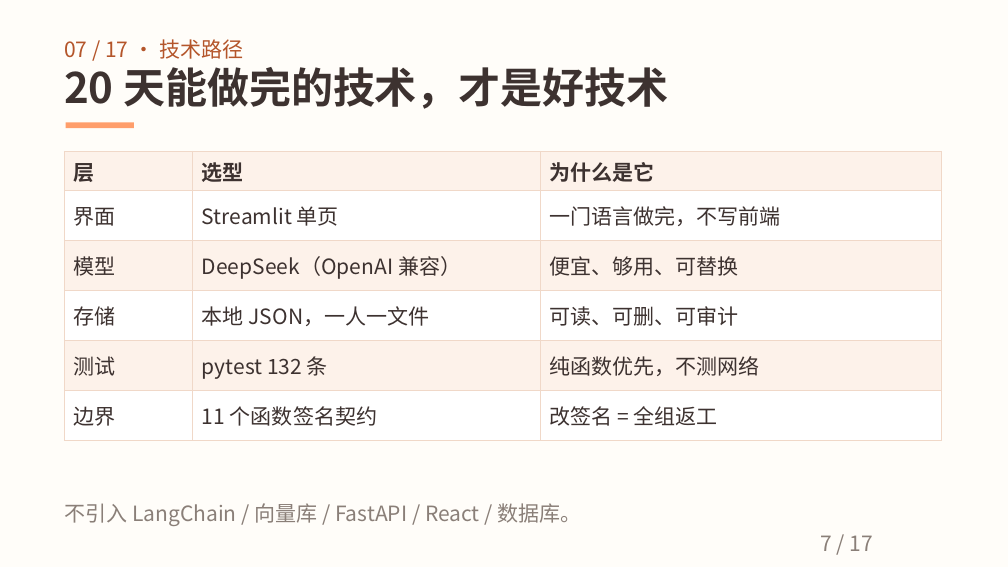
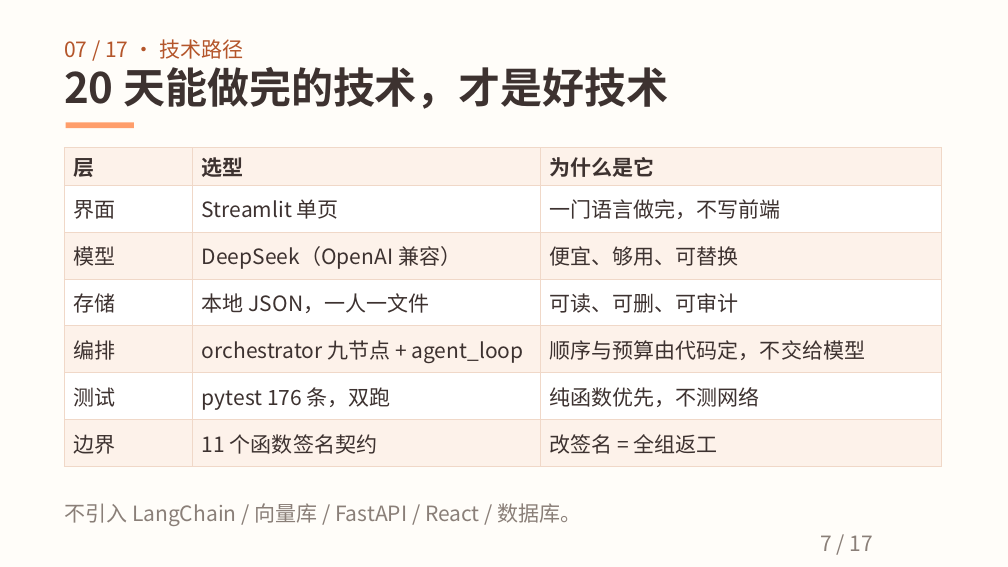
Before and after one commit to nanxiangzizui/xinyu, a slide deck: slide 7 of docs/02_项目方案.pptx. Drawn at 1008x567 pixels with LibreOffice and Linux fonts; fonts in the diff are those of the drawing. Boxes give left, top, right and bottom in pixels: in the first picture for what was removed or moved away, otherwise in the second. Text is boxed around its words. In the diff, an @@ line names an element or a change of style, - is before the commit and + after.

```diff
--- a/docs/02_项目方案.pptx
+++ b/docs/02_项目方案.pptx
@@ table at [64, 147, 941, 467] @@
-row 5: 测试 | pytest 132 条 | 纯函数优先，不测网络
+row 5: 编排 | orchestrator 九节点 + agent_loop | 顺序与预算由代码定，不交给模型
+row 6: 测试 | pytest 176 条，双跑 | 纯函数优先，不测网络
@@ table: place and size @@
-table at [64, 151, 941, 440]
+table at [64, 147, 941, 467]
```
Also in this commit, not shown: 9 other slides changed, 2 slides added, 2 slides removed, 51 other files.
